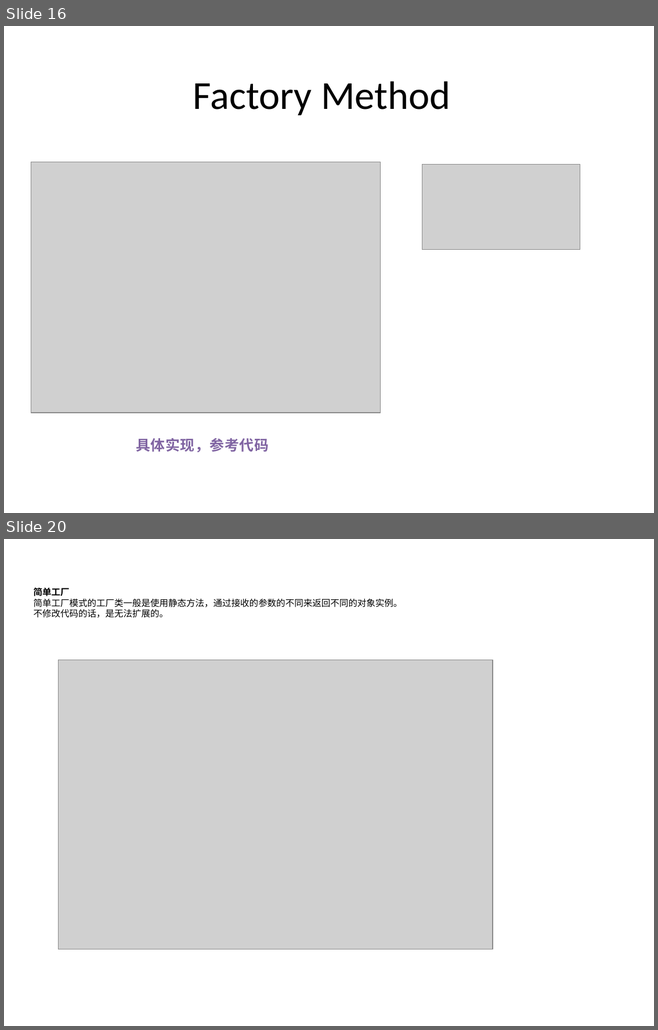
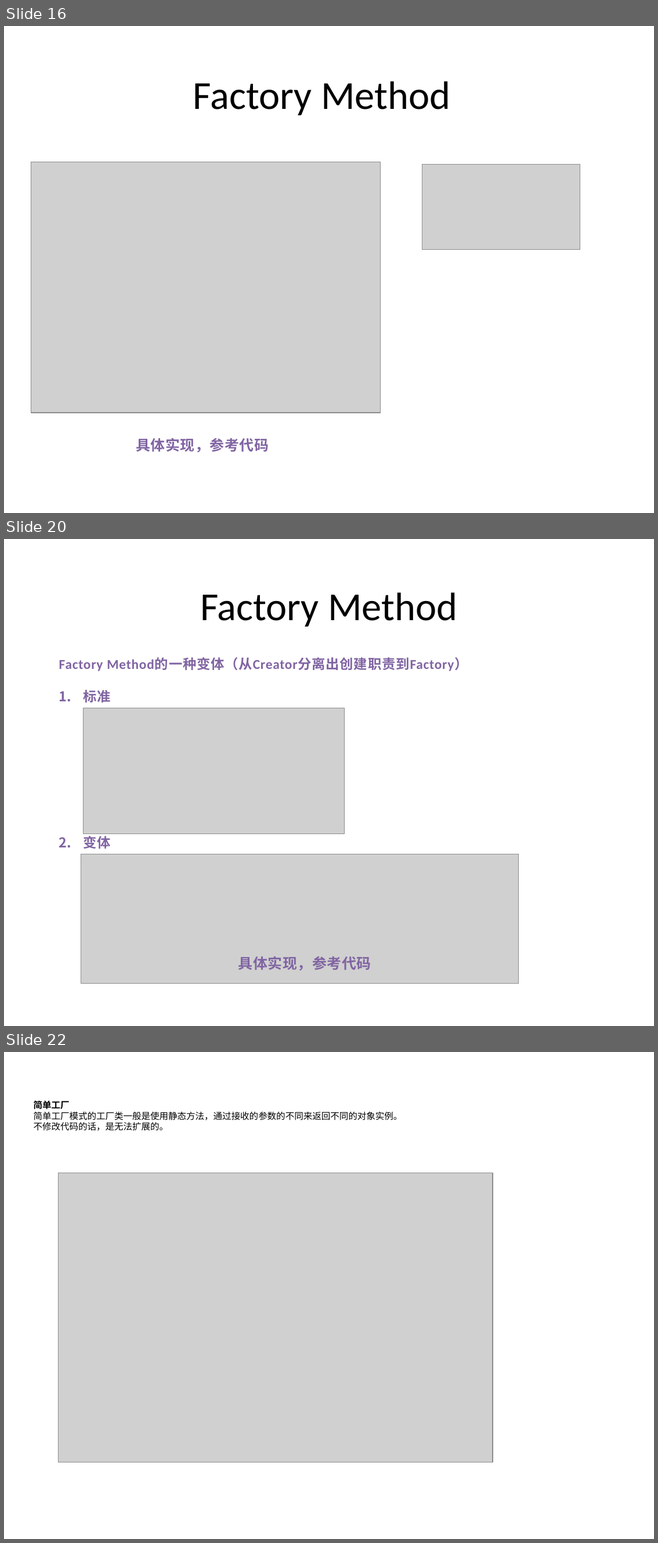
Before and after one commit to PlumpMath/DesignPattern-956, a slide deck: _Doc/Design Pattern (C#) - Part 1.pptx. Shown one above the other, each under a label of ours: slides 16 and 20 before the commit, slides 16, 20 and 22 after it; the slides between them are not shown. The pictures are 658x1030 and 658x1543 pixels, drawn with LibreOffice and Linux fonts; fonts in the diff are those of the drawing; grey boxes stand for pictures. Boxes give left, top, right and bottom in pixels: in the first picture for what was removed or moved away, otherwise in the second. Text is boxed around its words. In the diff, an @@ line names an element or a change of style, - is before the commit and + after.

Commit message:
Refined Factory Method pattern releated document.

```diff
--- a/_Doc/Design Pattern (C#) - Part 1.pptx
+++ b/_Doc/Design Pattern (C#) - Part 1.pptx
@@ slide 20 added at box(4, 539, 654, 1026), background #FFFFFF @@
@@ text added at box(200, 592, 457, 627), 44 pt, text #000000 @@
+Factory Method
@@ text added at box(59, 657, 467, 849), 15 pt, text #8064A2, bold @@
+Factory Method的一种变体（从Creator分离出创建职责到Factory）
+1. 标准
+2. 变体
@@ picture added at box(83, 708, 344, 833) @@
@@ picture added at box(81, 854, 518, 983) @@
@@ text added at box(238, 957, 371, 971), 16 pt, text #8064A2, bold @@
+具体实现，参考代码
@@ what was slide 20 is now slide 22 @@
```
Also in this commit, not shown: 2 slides changed, 1 other slide added, 4 other files.
